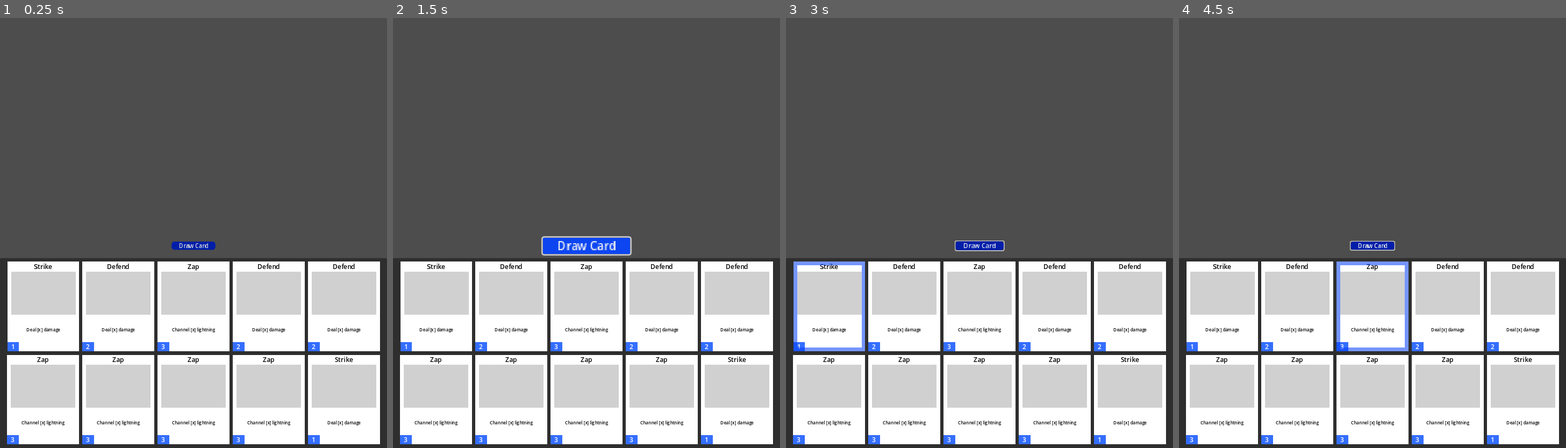
Above: before the commit, frames 1-4 (left to right).
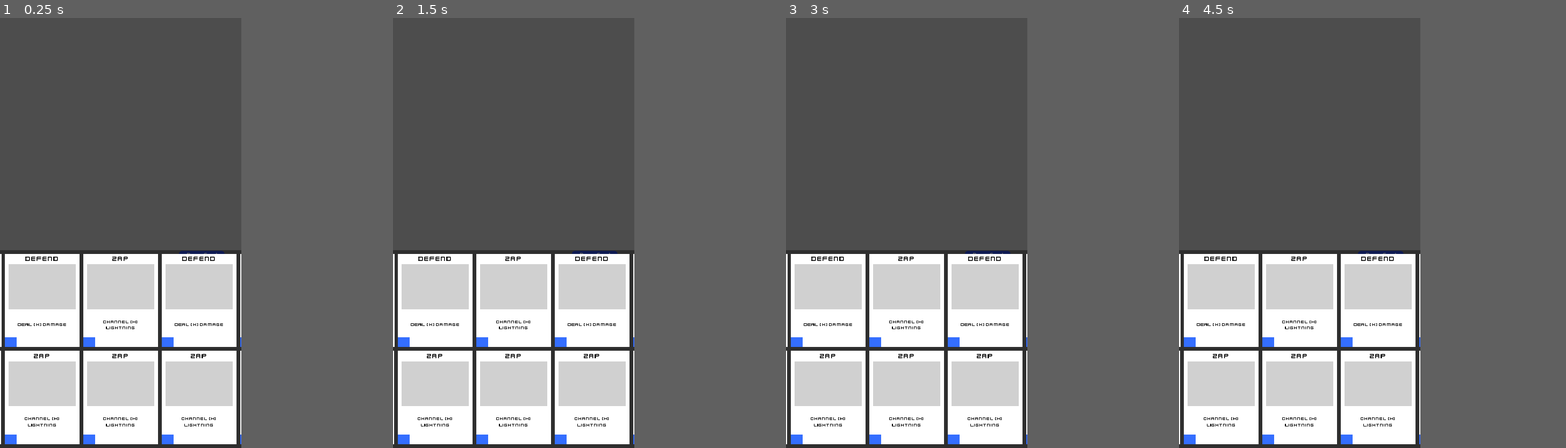
Above: after the commit, the same moments.

Repository: omidahourai/slay-the-spire-clone
Game: Godot game, scene res://main.tscn
Two runs of this game, one before a commit and one after it. Both use one fixed random seed, a clock stepped at 60 frames per second and the inputs below.
Inputs (mouse positions are in pixels of both pictures, inside the frame that each line leads up to):
- Up to frame 1 (0.25 s): no input
- Up to frame 2 (1.5 s): click "Draw Card" at 0.5 s; click "Draw Card" at 1.25 s
- Up to frame 3 (3 s): click "Draw Card" at 2 s; tap Enter at 2.75 s; move the mouse to (828, 306) at 2.77 s; press the mouse at (828, 306) at 2.78 s
- Up to frame 4 (4.5 s): tap Space at 3.5 s; move the mouse to (1298, 306) at 3.52 s; release the mouse at (1298, 306) at 3.53 s; tap Tab at 3.6 s; click (1298, 306) at 3.67 s; tap Enter at 4.25 s; move the mouse to (1372, 306) at 4.27 s; tap Backspace at 4.35 s; click (1372, 306) at 4.42 s
In our replay, the window is 720x800 before the commit and 449x800 after it. These sizes can differ from the game's own. Grey fills any space a smaller window leaves; there, only what the larger window draws over its background counts as a difference.

The runs differ from the first frame. In frame 1, 25% of the frame differs, in the area x 0-100%, y 52-100%; in frame 2, 26%, in the area x 0-100%, y 50-100%; in frame 3, 26%; in frame 4, 25%.

Commit message:
font stuff

Diff:
--- a/components/card/card.tscn
+++ b/components/card/card.tscn
@@ -1,6 +1,8 @@
-[gd_scene load_steps=4 format=3 uid="uid://bfbi6fkhv1gfw"]
+[gd_scene load_steps=6 format=3 uid="uid://bfbi6fkhv1gfw"]
 
 [ext_resource type="Script" path="res://components/card/card.gd" id="1_vijrn"]
+[ext_resource type="FontFile" uid="uid://ktfnuh8jn352" path="res://components/card/kenvector_future.ttf" id="2_fy01q"]
+[ext_resource type="FontFile" uid="uid://e6fr8pmj67ii" path="res://fonts/origami-mommy.regular.ttf" id="2_n1ll1"]
 
 [sub_resource type="StyleBoxFlat" id="StyleBoxFlat_fx36j"]
 bg_color = Color(0.6, 0.6, 0.6, 0)
@@ -33,10 +35,12 @@
 color = Color(0.815686, 0.815686, 0.815686, 1)
 
 [node name="Description" type="Label" parent="."]
+offset_left = 13.0
 offset_top = 150.0
-offset_right = 200.0
+offset_right = 187.0
 offset_bottom = 231.0
 theme_override_colors/font_color = Color(0, 0, 0, 1)
+theme_override_fonts/font = ExtResource("2_fy01q")
 theme_override_font_sizes/font_size = 12
 text = "Description of what this card does card goes here."
 horizontal_alignment = 1
@@ -53,6 +57,7 @@
 grow_horizontal = 2
 size_flags_horizontal = 4
 theme_override_colors/font_color = Color(0, 0, 0, 1)
+theme_override_fonts/font = ExtResource("2_fy01q")
 theme_override_font_sizes/font_size = 18
 text = "Title"
 horizontal_alignment = 1
@@ -84,10 +89,12 @@
 grow_horizontal = 2
 grow_vertical = 2
 theme_override_colors/font_color = Color(1, 1, 1, 1)
-theme_override_colors/font_outline_color = Color(0, 0, 0, 1)
+theme_override_fonts/font = ExtResource("2_n1ll1")
 theme_override_font_sizes/font_size = 18
 text = "0"
 horizontal_alignment = 1
+vertical_alignment = 1
+visible_ratio = -1.0
 
 [node name="Highlight" type="Panel" parent="."]
 anchors_preset = 8
--- a/components/card_drawer/card_drawer.tscn
+++ b/components/card_drawer/card_drawer.tscn
@@ -9,6 +9,7 @@
 anchor_bottom = 1.0
 grow_horizontal = 2
 grow_vertical = 0
+scale = Vector2(0.6, 0.6)
 size_flags_horizontal = 0
 size_flags_vertical = 8
 
--- a/main.tscn
+++ b/main.tscn
@@ -41,6 +41,9 @@
 anchor_top = 1.0
 anchor_right = 0.5
 anchor_bottom = 1.0
+offset_left = -323.0
+offset_top = -1152.0
+offset_right = 323.0
 grow_horizontal = 2
 grow_vertical = 0
 size_flags_horizontal = 4
--- a/project.godot
+++ b/project.godot
@@ -22,8 +22,8 @@
 
 [display]
 
-window/size/viewport_width=1080
-window/size/viewport_height=1200
+window/size/viewport_width=646
+window/size/viewport_height=1152
 window/size/always_on_top=true
 window/size/extend_to_title=true
 window/stretch/mode="canvas_items"
--- a/signal_bus.tscn
+++ b/signal_bus.tscn
@@ -1,6 +1,8 @@
-[gd_scene load_steps=4 format=3 uid="uid://dftqwqurknjym"]
+[gd_scene load_steps=6 format=3 uid="uid://dftqwqurknjym"]
 
 [ext_resource type="Script" path="res://components/card/card.gd" id="1_gl1wo"]
+[ext_resource type="FontFile" uid="uid://bj2e7s07bte3i" path="res://origami-mommy.regular.ttf" id="2_cat5p"]
+[ext_resource type="FontFile" uid="uid://e6fr8pmj67ii" path="res://fonts/origami-mommy.regular.ttf" id="3_uukgq"]
 
 [sub_resource type="StyleBoxFlat" id="StyleBoxFlat_fx36j"]
 bg_color = Color(0.6, 0.6, 0.6, 0)
@@ -37,7 +39,8 @@
 offset_right = 200.0
 offset_bottom = 231.0
 theme_override_colors/font_color = Color(0, 0, 0, 1)
-theme_override_font_sizes/font_size = 12
+theme_override_fonts/font = ExtResource("2_cat5p")
+theme_override_font_sizes/font_size = 11
 text = "Description of what this card does card goes here."
 horizontal_alignment = 1
 vertical_alignment = 1
@@ -53,6 +56,7 @@
 grow_horizontal = 2
 size_flags_horizontal = 4
 theme_override_colors/font_color = Color(0, 0, 0, 1)
+theme_override_fonts/font = ExtResource("3_uukgq")
 theme_override_font_sizes/font_size = 18
 text = "Title"
 horizontal_alignment = 1
@@ -85,7 +89,8 @@
 grow_vertical = 2
 theme_override_colors/font_color = Color(1, 1, 1, 1)
 theme_override_colors/font_outline_color = Color(0, 0, 0, 1)
-theme_override_font_sizes/font_size = 18
+theme_override_fonts/font = ExtResource("3_uukgq")
+theme_override_font_sizes/font_size = 22
 text = "0"
 horizontal_alignment = 1
 
Binary file added: components/card/kenvector_future.ttf
Not shown, added: components/card/kenvector_future.ttf.import
Binary file added: fonts/kenvector_future.ttf
Not shown, added: fonts/kenvector_future.ttf.import
Binary file added: fonts/origami-mommy.pixellated.ttf
Not shown, added: fonts/origami-mommy.pixellated.ttf.import
Binary file added: fonts/origami-mommy.regular.ttf
Not shown, added: fonts/origami-mommy.regular.ttf.import
Binary file added: origami-mommy.regular.ttf
Not shown, added: origami-mommy.regular.ttf.import
